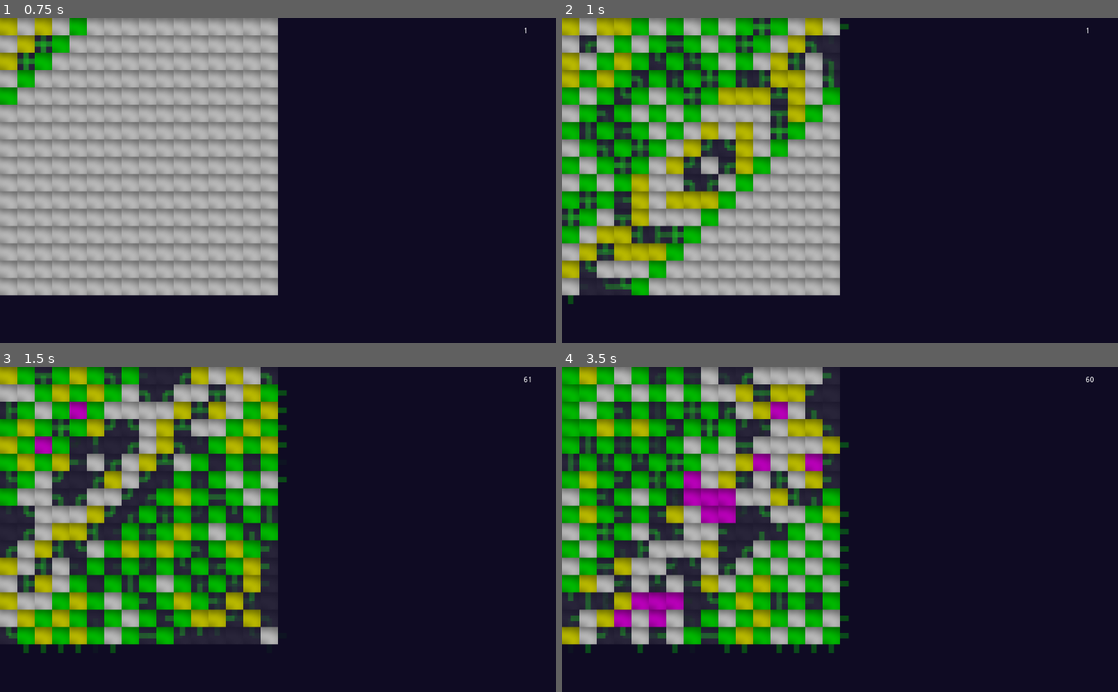
Above: before the commit, frames 1-4 (two rows, left to right).
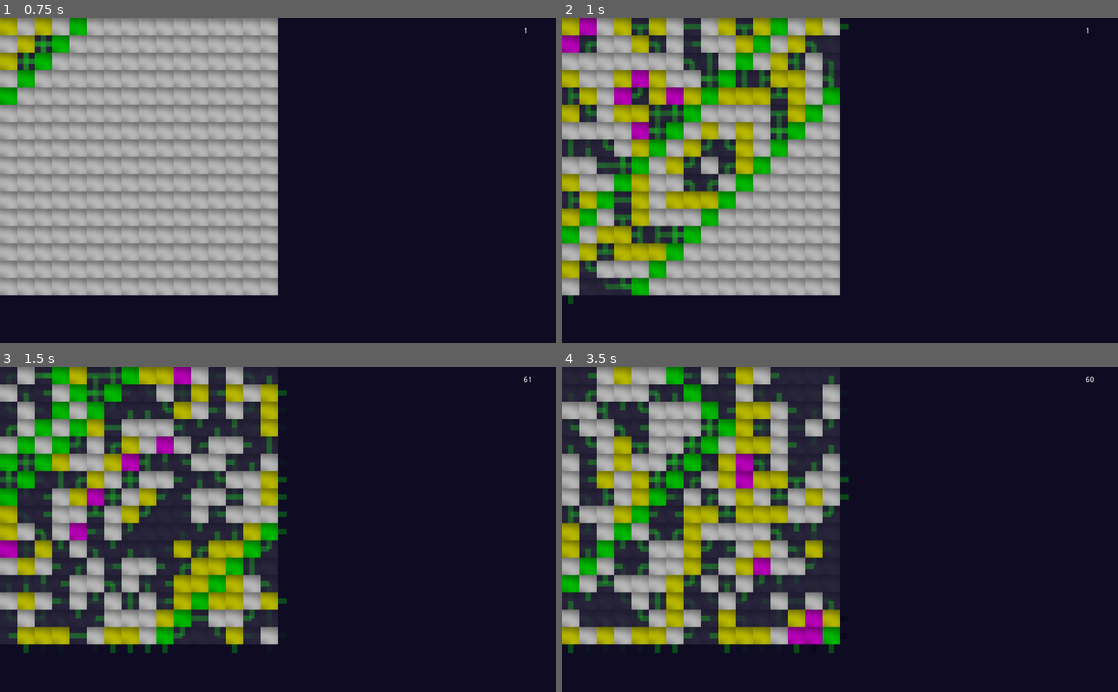
Above: after the commit, the same moments.

Repository: jonnelafin/Adjacency
Game: Godot game, scene res://Scenes/Main.tscn
The game is run twice, just before and just after one commit, with the same random seed, the same clock (stepped at 60 frames per second) and the same inputs.
Inputs (mouse positions are in pixels of both pictures, inside the frame that each line leads up to):
- Up to frame 1 (0.75 s): tap Enter (ui_accept) at 0.5, 0.6 s; move the mouse to (11, 27) at 0.52 s; click (11, 27) at 0.67 s
- Up to frame 2 (1 s): tap Enter (ui_accept) at 0.77 s
- Up to frame 3 (1.5 s): tap Enter (ui_accept) at 1.07, 1.35 s; move the mouse to (11, 393) at 1.27 s; click (11, 393) at 1.42 s
- Up to frame 4 (3.5 s): tap Enter (ui_accept) at 1.52, 1.82, 2.1, 2.85, 3.02, 3.32 s; move the mouse to (573, 409) at 2.02 s; click (573, 409) at 2.17 s; move the mouse to (573, 428) at 2.77 s; click (573, 428) at 2.92 s

Frame 1 is identical in both runs. In frame 2, 11% of the frame differs, in the area x 0-38%, y 0-65%; in frame 3, 31%; in frame 4, 32%, in the area x 0-52%, y 0-89%.

Commit message:
sonic

Diff:
--- a/Scenes/Field.gd
+++ b/Scenes/Field.gd
@@ -53,7 +53,7 @@
 	fps_label.text = str(Engine.get_frames_per_second())
 	if Input.is_action_just_pressed("ui_accept"):
 		if str(last_tile) != "":
-			for i in range(10):
+			for i in range(1):
 				var state = 0
 				match last_tile.state:
 					0:
